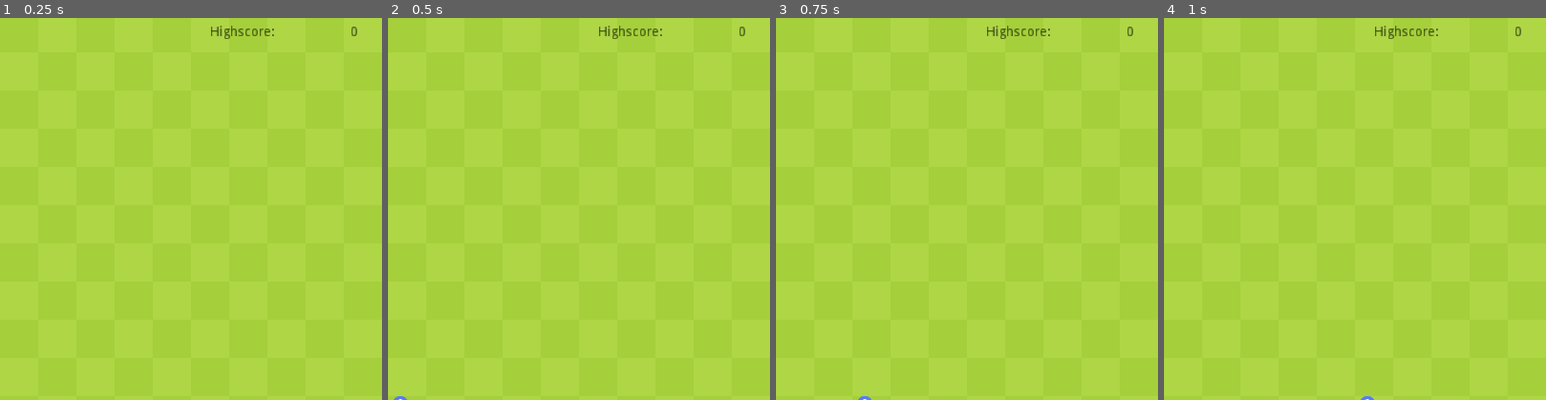
Above: before the commit, frames 1-4 (left to right).
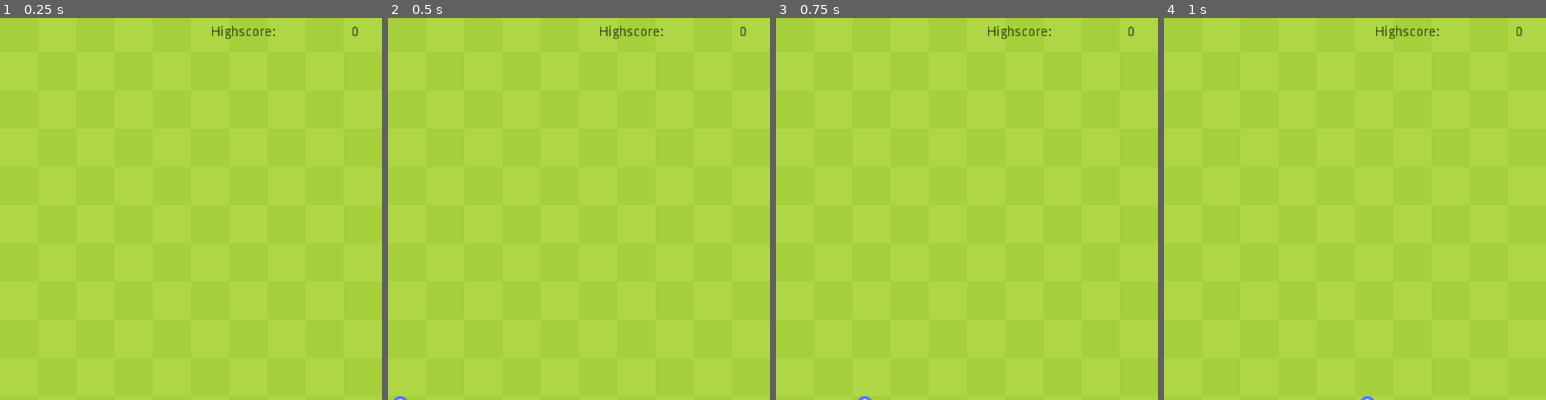
Above: after the commit, the same moments.

Repository: cozened/snake
Game: Godot game, scene res://MainGame.tscn
Same seed, same stepped clock (60 frames per second), same inputs: the game is played once before the commit and once after it.
Inputs:
- Up to frame 1 (0.25 s): no input
- Up to frame 2 (0.5 s): no input
- Up to frame 3 (0.75 s): hold Right (ui_right) from 0.53 s (still down)
- Up to frame 4 (1 s): keep holding Right (ui_right)
The pictures show only the part of the screen within x 50-100%, y 0-50%; the shares and areas given below are measured in that part.

The runs differ from the first frame. In frame 1, 0.3% of the frame differs, in the area x 55-94%, y 2-6%; in frame 2, 0.3%; in frame 3, 0.3%; in frame 4, 0.3%.

Commit message:
high score dialog added

Diff:
--- a/MainGame.gd
+++ b/MainGame.gd
@@ -119,19 +119,26 @@
 		update_score()
 
 func update_score():
-	get_tree().call_group('ScoreGroup','update_score',snake_body.size())
+	get_tree().call_group('ScoreGroup','update_score',get_highscore())
+
+func get_highscore():
+	return snake_body.size()
 
 func check_game_over():
 	var head = snake_body[0]
 	#snake bites it owns tail
 	if is_with_in_snake_body(head):
-		reset()
+		#game is over
+		$SnakeTick.stop()
+		$GameOverDialog.dialog_text = "Highscore: " + str(get_highscore())
+		$GameOverDialog.show()
 
 
 func reset():
 	snake_body = [Vector2(5,10),Vector2(4,10),Vector2(3,10)]
 	snake_direction = Vector2(1,0)
 	update_score()
+	$SnakeTick.start()
 
 func _input(event):
 	if Input.is_action_just_pressed("ui_up"):
@@ -161,3 +168,6 @@
 
 func _process(delta):
 	check_game_over()
+
+func _on_GameOverDialog_confirmed():
+	reset()
--- a/MainGame.tscn
+++ b/MainGame.tscn
@@ -78,4 +78,17 @@
 [node name="Score" parent="." instance=ExtResource( 5 )]
 position = Vector2( 619.716, 12.1891 )
 
+[node name="GameOverDialog" type="AcceptDialog" parent="."]
+margin_left = 359.0
+margin_top = 329.0
+margin_right = 442.0
+margin_bottom = 387.0
+window_title = "Game over"
+dialog_text = "
+"
+__meta__ = {
+"_edit_use_anchors_": false
+}
+
 [connection signal="timeout" from="SnakeTick" to="." method="_on_SnakeTick_timeout"]
+[connection signal="confirmed" from="GameOverDialog" to="." method="_on_GameOverDialog_confirmed"]
--- a/Score.tscn
+++ b/Score.tscn
@@ -8,7 +8,8 @@
 script = ExtResource( 1 )
 
 [node name="HighScore" type="Label" parent="."]
-margin_right = 64.0
+margin_left = 0.889
+margin_right = 68.889
 margin_bottom = 14.0
 custom_colors/font_color = Color( 0.219608, 0.282353, 0.0470588, 1 )
 text = "Highscore:"
@@ -17,8 +18,8 @@
 }
 
 [node name="ScoreText" type="Label" parent="."]
-margin_left = 70.0
-margin_right = 155.0
+margin_left = 71.0
+margin_right = 156.0
 margin_bottom = 14.0
 custom_colors/font_color = Color( 0.219608, 0.282353, 0.0470588, 1 )
 text = "0"
